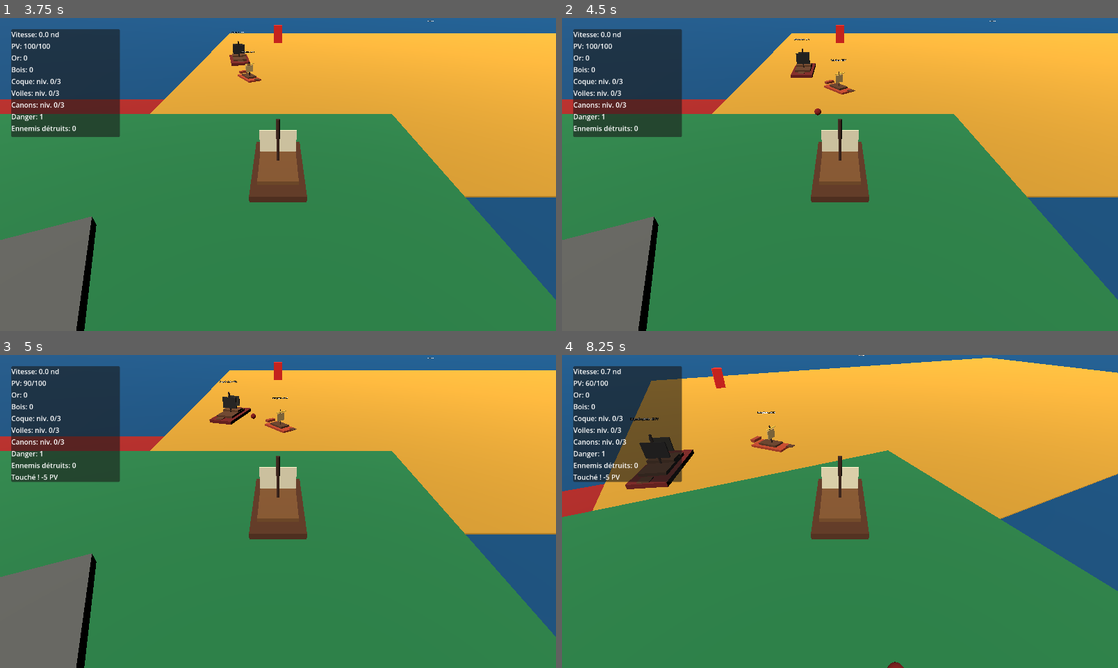
Above: before the commit, frames 1-4 (two rows, left to right).
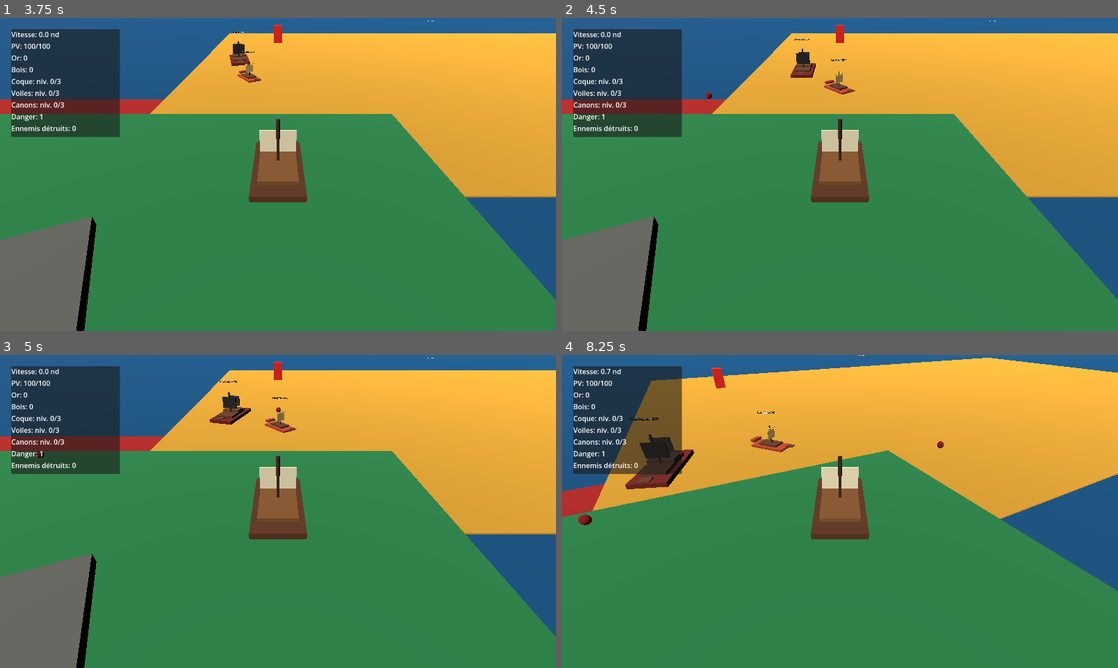
Above: after the commit, the same moments.

Repository: blou132/jeux-pirate
Game: Godot game, scene res://scenes/world/World.tscn
Two runs of this game, one before a commit and one after it. Both use one fixed random seed, a clock stepped at 60 frames per second and the inputs below.
Inputs (mouse positions are in pixels of both pictures, inside the frame that each line leads up to):
- Up to frame 1 (3.75 s): tap Enter at 0.5 s; move the mouse to (400, 158) at 0.52 s; hold D 0.53-1.25 s; tap R at 0.6, 3.6 s; click (400, 158) at 0.67 s; drag from (166, 190) to (250, 237) at 1.27 s; move the mouse to (333, 105) at 2.02 s; hold D 2.03-2.75 s; hold Q 2.03-2.75 s; drag from (250, 237) to (111, 127) at 2.77 s; move the mouse to (444, 221) at 3.52 s; hold A from 3.53 s (still down)
- Up to frame 2 (4.5 s): release A at 4.25 s; drag from (673, 127) to (756, 96) at 4.27 s
- Up to frame 3 (5 s): no input
- Up to frame 4 (8.25 s): move the mouse to (867, 511) at 5.02 s; hold S 5.03-5.75 s; hold Q 5.03-5.75 s; click (867, 511) at 5.17 s; drag from (756, 433) to (728, 527) at 5.77 s; move the mouse to (962, 495) at 6.52 s; hold W 6.53-7.25 s; tap R at 6.6 s; drag from (728, 527) to (812, 574) at 7.27 s; move the mouse to (895, 442) at 8.02 s; hold S from 8.03 s (still down); hold Q from 8.03 s (still down)

Frame 1 is identical in both runs. In frame 2, less than 0.1% of the frame differs, in the area x 25-47%, y 23-32%; in frame 3, 0.6%; in frame 4, 0.7%, in the area x 2-69%, y 8-100%.

Commit message:
fix: fire enemy cannonballs from broadside directions

Diff:
--- a/scripts/boats/EnemyShipAI.gd
+++ b/scripts/boats/EnemyShipAI.gd
@@ -139,9 +139,8 @@
 
 	var projectile_node := projectile as Node3D
 	var start_position := ship.global_position + (fire_direction.normalized() * 1.5) + Vector3(0.0, 0.7, 0.0)
-	var target_position := _player.global_position + Vector3(0.0, 0.45, 0.0)
-	var direction := target_position - start_position
-	direction.y = clampf(direction.y, -0.2, 0.35)
+	var shot_direction := fire_direction.normalized()
+	shot_direction.y = 0.0
 
 	var parent := get_tree().current_scene
 	if parent == null:
@@ -151,4 +150,4 @@
 	projectile_node.global_position = start_position
 
 	if projectile.has_method("launch"):
-		projectile.launch(direction, ship, projectile_speed, damage)
+		projectile.launch(shot_direction, ship, projectile_speed, damage)
